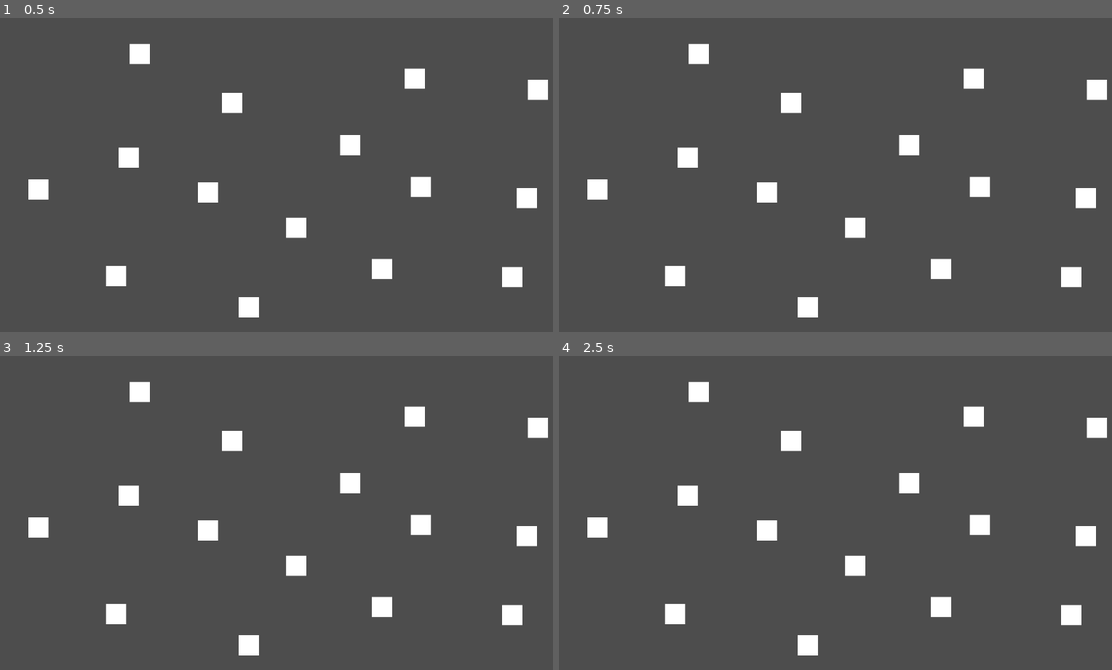
Above: before the commit, frames 1-4 (two rows, left to right).
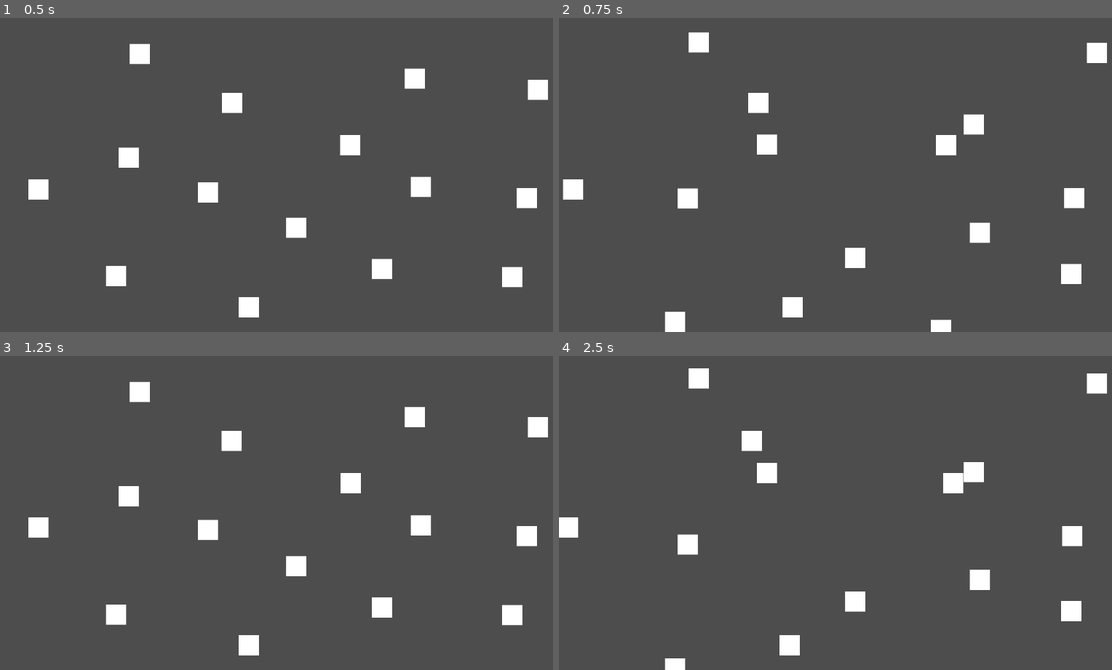
Above: after the commit, the same moments.

Repository: PixelSaver/godot-template
Game: Godot game, scene res://scenes/examples/tweenable_showcase.tscn
Same seed, same stepped clock (60 frames per second), same inputs: the game is played once before the commit and once after it. This scene is started directly instead of the project's main scene.
Inputs (mouse positions are in pixels of both pictures, inside the frame that each line leads up to):
- Up to frame 1 (0.5 s): no input
- Up to frame 2 (0.75 s): tap Enter at 0.5 s; move the mouse to (979, 153) at 0.52 s; hold Right from 0.53 s (still down); tap 1 (1) at 0.6 s; click (979, 153) at 0.67 s
- Up to frame 3 (1.25 s): keep holding Right; tap 2 (2) at 0.8 s
- Up to frame 4 (2.5 s): release Right at 1.25 s; drag from (735, 522) to (818, 572) at 1.27 s; tap Space at 2 s; move the mouse to (907, 434) at 2.02 s; hold Right from 2.03 s (still down); tap W (w) at 2.1 s; click (907, 434) at 2.17 s; tap 1 (1) at 2.3 s

Frame 1 is identical in both runs. In frame 2, 6.2% of the frame differs, in the area x 0-100%, y 4-100%; in frame 3, 0.2%; in frame 4, 6.2%.
Error before the commit: Parse Error: Could not parse global class "PixelMenu" from "res://utilities/ui/pixel_menu.gd". (res://utilities/ui/pixel_menu_manager.gd:18)

Commit message:
Fixing extra scene

Diff:
--- a/scenes/start_menu.gd
+++ /dev/null
@@ -1,22 +0,0 @@
-extends PixelMenu
-class_name StartMenu
-
-var ts : Array[Tweenable]
-var t : Tween
-
-func _process(_delta: float) -> void:
-	if Input.is_action_just_pressed("w"):
-		start_anim()
-
-func start_anim():
-	ts = get_all_tweenables(self)
-	if t != null and t.is_running(): t.kill()
-	t = default_tween()
-	for _t in ts:
-		var f = _t.get_final_offset()
-		_t.par.offset_transform_position = f
-		t.tween_property(_t.par, "offset_transform_position", Vector2.ZERO, 3.)
-
-
-func end_anim():
-	pass
--- a/scenes/start_menu.tscn
+++ /dev/null
@@ -1,58 +0,0 @@
-[gd_scene format=3 uid="uid://dbko80rshhdri"]
-
-[ext_resource type="Theme" uid="uid://djxds56cenfds" path="res://assets/default_theme.tres" id="1_m7x51"]
-[ext_resource type="Script" uid="uid://c0u7qfxc13dqh" path="res://scenes/start_menu.gd" id="2_h61rw"]
-[ext_resource type="PackedScene" uid="uid://bk1srw633oqx8" path="res://utilities/ui/menus/default_button.tscn" id="3_fcv5n"]
-
-[node name="StartMenu" type="Control" unique_id=1864635507]
-layout_mode = 3
-anchors_preset = 15
-anchor_right = 1.0
-anchor_bottom = 1.0
-grow_horizontal = 2
-grow_vertical = 2
-theme = ExtResource("1_m7x51")
-script = ExtResource("2_h61rw")
-metadata/_custom_type_script = "uid://e0s6oeo4pcwr"
-
-[node name="BG" type="ColorRect" parent="." unique_id=134580661]
-layout_mode = 1
-anchors_preset = 15
-anchor_right = 1.0
-anchor_bottom = 1.0
-grow_horizontal = 2
-grow_vertical = 2
-mouse_filter = 1
-color = Color(0, 0, 0, 1)
-
-[node name="VBoxContainer" type="VBoxContainer" parent="." unique_id=1758158581]
-layout_mode = 1
-anchors_preset = 15
-anchor_right = 1.0
-anchor_bottom = 1.0
-grow_horizontal = 2
-grow_vertical = 2
-
-[node name="Title" type="RichTextLabel" parent="VBoxContainer" unique_id=1697583201]
-layout_mode = 2
-mouse_filter = 1
-bbcode_enabled = true
-text = "Pixel Template"
-fit_content = true
-horizontal_alignment = 1
-vertical_alignment = 1
-
-[node name="Control" type="Control" parent="VBoxContainer" unique_id=907568826]
-layout_mode = 2
-mouse_filter = 1
-
-[node name="DefaultButton" parent="VBoxContainer" unique_id=418678843 instance=ExtResource("3_fcv5n")]
-layout_mode = 2
-
-[node name="Panel" parent="VBoxContainer/DefaultButton" index="0" unique_id=1586527438]
-mouse_filter = 1
-
-[node name="Text" parent="VBoxContainer/DefaultButton" index="1" unique_id=1745176857]
-mouse_filter = 1
-
-[editable path="VBoxContainer/DefaultButton"]
--- a/utilities/ui/pixel_menu.gd
+++ b/utilities/ui/pixel_menu.gd
@@ -9,21 +9,13 @@
 func start_anim():
 	push_error("Pixel Menu anim functions unfulfilled. Please define start_anim() in %s" % self)
 
-
 func end_anim():
 	push_error("Pixel Menu anim functions unfulfilled. Please define end_anim() in %s" % self)
-
-
-func default_tween() -> Tween:
-	var t = create_tween().set_ease(Tween.EASE_OUT)
-	t.set_trans(Tween.TRANS_QUINT).set_parallel(true)
-	return t
 
 static func get_all_tweenables(root: Node) -> Array[Tweenable]:
 	var out: Array[Tweenable] = []
 	_dfs_collect(root, out)
 	return out
-
 
 static func _dfs_collect(node: Node, out: Array[Tweenable]) -> void:
 	for child in node.get_children():
Not shown, added: scenes/examples/start_menu.gd.uid
Not shown, removed: scenes/start_menu.gd.uid
